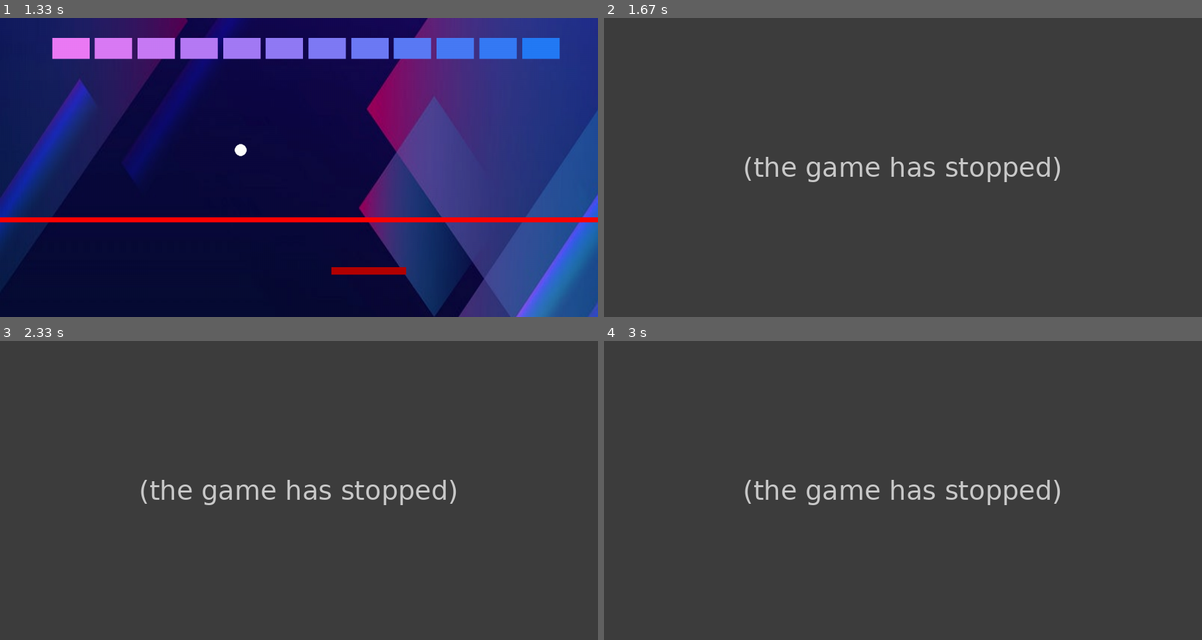
Above: before the commit, frames 1-4 (two rows, left to right).
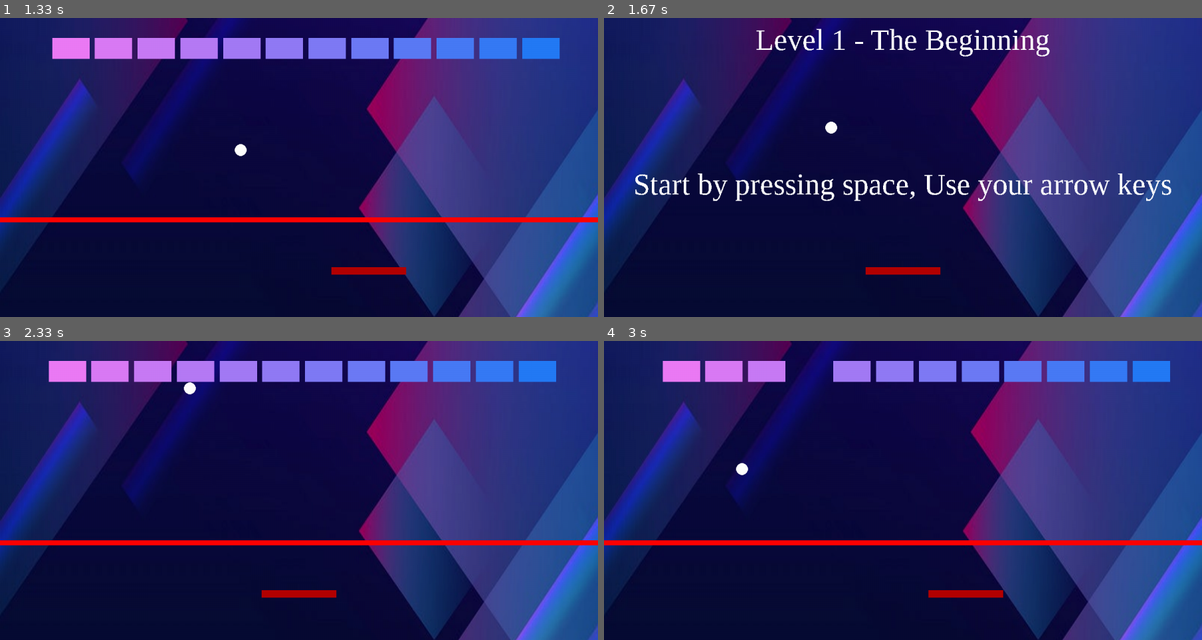
Above: after the commit, the same moments.

Repository: Kevin333221/INF-1400
Game: pygame game, started from Main.py
The game is run twice, just before and just after one commit, with the same random seed, the same clock (stepped at 60 frames per second) and the same inputs.
Inputs (mouse positions are in pixels of both pictures, inside the frame that each line leads up to):
- Up to frame 1 (1.33 s): click "Start" at 0.38 s; tap Space at 0.67, 1.07 s; hold Esc from 1 s (still down); hold Right from 1 s (still down)
- Up to frame 2 (1.67 s): tap Space at 1.37 s; release Esc at 1.47 s; release Right at 1.47 s; click (903, 203) at 1.55 s
- Up to frame 3 (2.33 s): move the mouse to (418, 466) at 1.87 s; tap Space at 1.9, 2.2 s
- Up to frame 4 (3 s): hold Right 2.33-2.8 s; tap Space at 2.4, 2.7, 2.9 s; hold Left from 2.83 s (still down)

Frame 1 is identical in both runs. In frame 2, 100% of the frame differs, in the area x 0-100%, y 0-100%; in frame 3, 100%; in frame 4, 100%.
Before the commit the program exited at 1.55 s; later frames show no game.

Commit message:
Better Leveling

Diff:
--- a/Main.py
+++ b/Main.py
@@ -375,13 +375,13 @@
         mouse_pos = pygame.mouse.get_pos()
         mouse_pressed = pygame.mouse.get_pressed()
 
-        pygame.draw.rect(screen, (70, 70, 70),    (screen_w/3, screen_h/4, screen_w/3, screen_h/2))
-        pygame.draw.rect(screen, (255, 255, 255), (screen_w/3, screen_h/4, screen_w/3, screen_h/2), 2)
-
-        pygame.draw.rect(screen, (40, 40, 40), (screen_w/3 + 20, screen_h/4 + 20, screen_w/3 - 40, screen_h/2 - 40))
-        pygame.draw.rect(screen, ( 0,  0,  0), (screen_w/3 + 20, screen_h/4 + 20, screen_w/3 - 40, screen_h/2 - 40) , 2)
-
         block_height = (screen_h/2 - 60)/4
+
+        pygame.draw.rect(screen, (70, 70, 70),    (screen_w/3, screen_h/4, screen_w/3, screen_h/2 + block_height))
+        pygame.draw.rect(screen, (255, 255, 255), (screen_w/3, screen_h/4, screen_w/3, screen_h/2 + block_height), 2)
+
+        pygame.draw.rect(screen, (40, 40, 40), (screen_w/3 + 20, screen_h/4 + 20, screen_w/3 - 40, screen_h/2 - 40 + block_height))
+        pygame.draw.rect(screen, ( 0,  0,  0), (screen_w/3 + 20, screen_h/4 + 20, screen_w/3 - 40, screen_h/2 - 40 + block_height) , 2)
 
         # Resume Block
         pygame.draw.rect(screen, (70,  70, 70), (screen_w/3 + 40, screen_h/4 + 40,  screen_w/3 - 80, block_height - 20))
@@ -389,6 +389,7 @@
         if mouse_pos[0] > screen_w/3 + 40 and mouse_pos[0] < screen_w/3 + 40 + screen_w/3 - 80 and mouse_pos[1] > screen_h/4 + 40 and mouse_pos[1] < screen_h/4 + 40 + block_height - 20:
             pygame.draw.rect(screen, (60, 255, 255), (screen_w/3 + 40, screen_h/4 + 40, screen_w/3 - 80, block_height - 20), 2)
             if mouse_pressed[0]:
+                click.play()
                 runs = False
                 pygame.mouse.set_pos(screen_w/2, screen_h/4)
         else:
@@ -400,6 +401,7 @@
         if mouse_pos[0] > screen_w/3 + 40 and mouse_pos[0] < screen_w/3 + 40 + screen_w/3 - 80 and mouse_pos[1] > screen_h/4 + 40 + block_height and mouse_pos[1] < screen_h/4 + 40 + block_height*2 - 20:
             pygame.draw.rect(screen, (60, 255, 255), (screen_w/3 + 40, screen_h/4 + 40 + block_height,  screen_w/3 - 80, block_height - 20), 2)
             if mouse_pressed[0]:
+                click.play()
                 pygame.mouse.set_pos(screen_w/2, screen_h/4)
                 options()
                 runs = False
@@ -419,18 +421,29 @@
         else:
             pygame.draw.rect(screen, (100, 100, 100), (screen_w/3 + 40, screen_h/4 + 40 + block_height*2,  screen_w/3 - 80, block_height - 20), 2)
 
-        # Exit Block
+        # Back Block
         pygame.draw.rect(screen, (70,  70, 70),   (screen_w/3 + 40, screen_h/4 + 40 + block_height*3,  screen_w/3 - 80, block_height - 20))
-        screen.blit(exit_text, (screen_w/3 + 40 + (screen_w/3 - 80)/2 - exit_text.get_width()/2, screen_h/4 + 40 + block_height/2 - 20 - exit_text.get_height()/4 + block_height*3))
+        screen.blit(back_text, (screen_w/3 + 40 + (screen_w/3 - 80)/2 - back_text.get_width()/2, screen_h/4 + 40 + block_height/2 - 20 - back_text.get_height()/4 + block_height*3))
         if mouse_pos[0] > screen_w/3 + 40 and mouse_pos[0] < screen_w/3 + 40 + screen_w/3 - 80 and mouse_pos[1] > screen_h/4 + 40 + block_height*3 and mouse_pos[1] < screen_h/4 + 40 + block_height*4 - 20:
             pygame.draw.rect(screen, (60, 255, 255), (screen_w/3 + 40, screen_h/4 + 40 + block_height*3,  screen_w/3 - 80, block_height - 20), 2)
+            if mouse_pressed[0]:
+                runs = False
+
+        else:
+            pygame.draw.rect(screen, (100, 100, 100), (screen_w/3 + 40, screen_h/4 + 40 + block_height*3,  screen_w/3 - 80, block_height - 20), 2)
+
+        # Exit Block
+        pygame.draw.rect(screen, (70,  70, 70),   (screen_w/3 + 40, screen_h/4 + 40 + block_height*4,  screen_w/3 - 80, block_height - 20))
+        screen.blit(exit_text, (screen_w/3 + 40 + (screen_w/3 - 80)/2 - exit_text.get_width()/2, screen_h/4 + 40 + block_height/2 - 20 - exit_text.get_height()/4 + block_height*4))
+        if mouse_pos[0] > screen_w/3 + 40 and mouse_pos[0] < screen_w/3 + 40 + screen_w/3 - 80 and mouse_pos[1] > screen_h/4 + 40 + block_height*4 and mouse_pos[1] < screen_h/4 + 40 + block_height*5 - 20:
+            pygame.draw.rect(screen, (60, 255, 255), (screen_w/3 + 40, screen_h/4 + 40 + block_height*4,  screen_w/3 - 80, block_height - 20), 2)
             if mouse_pressed[0]:
                 runs = False
                 running = False
                 pygame.quit()
                 sys.exit()
         else:
-            pygame.draw.rect(screen, (100, 100, 100), (screen_w/3 + 40, screen_h/4 + 40 + block_height*3,  screen_w/3 - 80, block_height - 20), 2)
+            pygame.draw.rect(screen, (100, 100, 100), (screen_w/3 + 40, screen_h/4 + 40 + block_height*4,  screen_w/3 - 80, block_height - 20), 2)
 
         for event in pygame.event.get():
             if event.type == pygame.QUIT:
@@ -648,6 +661,8 @@
 def buttons():
 
     global running
+    mouse_pos = pygame.mouse.get_pos()
+    mouse_pressed = pygame.mouse.get_pressed()
 
     # Start Button
     if mouse_pos[0] > screen_w/2 - main_title.get_width()/2 and mouse_pos[0] < screen_w/2 - main_title.get_width()/2 + main_title.get_width() and mouse_pos[1] > screen_h/3 and mouse_pos[1] < screen_h/3 + main_start.get_height():
@@ -698,16 +713,12 @@
     pygame.draw.rect(screen, (255, 255, 255), (screen_w/2 - main_title.get_width()/2, screen_h/3 + 300, main_title.get_width(), main_start.get_height()), 3)
     pygame.display.update()
 
-clock = pygame.time.Clock()
-level_arr = []
-running = True
-exit_init = False
-click.set_volume(0.5)
-
-# Game Loop
-while running:
-    mouse_pos = pygame.mouse.get_pos()
-    mouse_pressed = pygame.mouse.get_pressed()
+# Main Loop
+def main():
+
+    global main_hub_BG
+    global main_title
+    global running
 
     clock.tick(clock_tick)
 
@@ -726,3 +737,11 @@
             if event.key == pygame.K_ESCAPE:
                 exit_menu()
     pygame.display.update()
+
+clock = pygame.time.Clock()
+running = True
+click.set_volume(0.5)
+
+# Game Loop
+while running:
+    main()
